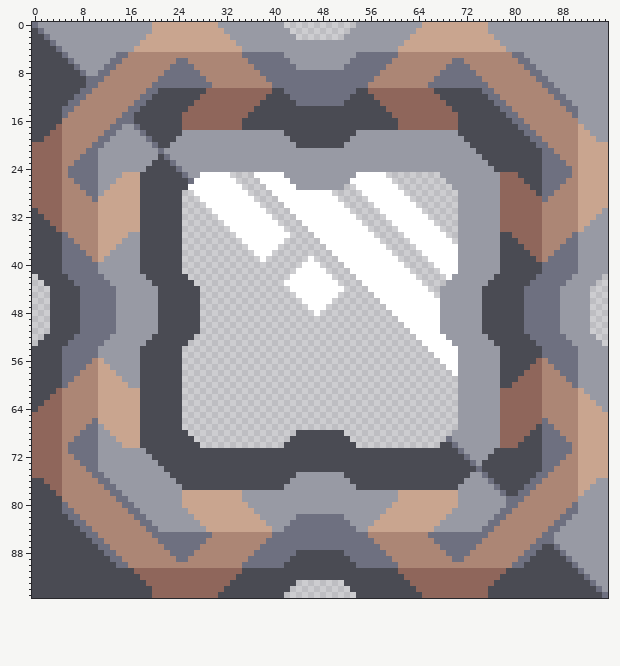
Sprite sheet: sprites/blocks/liquid/d06-liquid-holder.png. Above, as it was before the edit.
The file is 96x96 pixels.
Once edited:
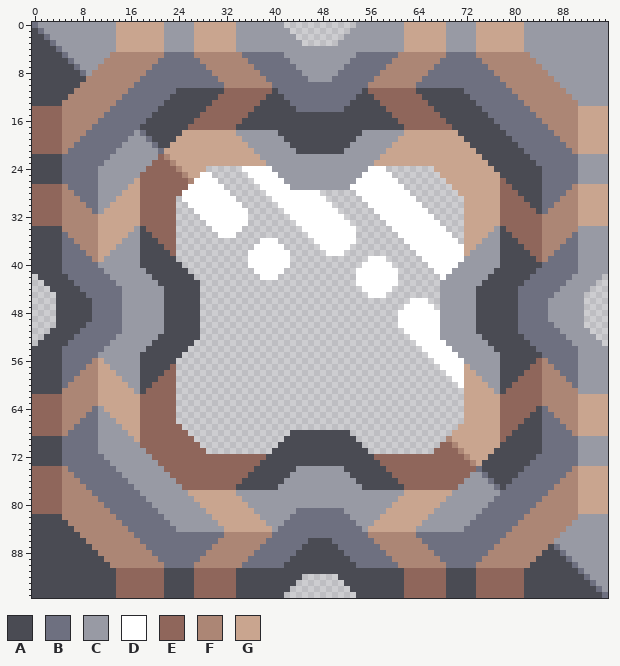
Palette (. is transparent): A #4a4b53  B #6e7080  C #989aa4  D #ffffff  E #8f665b  F #ac8675  G #c9a58f
The author wrote: Liquids Holder resprite
What changed:
Changed rows in their new state; - is an unchanged pixel.
first column x 0:
 0 --------------GGGGGG--CCCCC----GGG----------------------------GGG----CCCCC--GGGGGG--------------
 1 --------------GGGGGG--CCCCC-----GG----------------------------GG-----CCCCC--GGGGGG--------------
 2 --------------GGGGG---CCCCC------G----------------------------G------CCCCC---GGGGG--------------
 3 --------------GGGG----CCCCC------------------......------------------CCCCC----GGGG--------------
 4 --------------GGG-----CCCCC-------C--------------------------C-------CCCCC-----GGG--------------
 5 -------------FFF------BBBBB------------------------------------------BBBBB------FFF-------------
 6 ------------FFF------BBB--BB----------------------------------------BB--BBB------FFF------------
 7 -----------FFF------BBB----BB--------------------------------------BB----BBB------FFF-----------
 8 ----------FFF------BBB------BB---------------CCCCCC---------------BB------BBB------FFF----------
 9 ---------FFF------BBB--------BB---------------CCCC---------------BB--------BBB------FFF---------
10 --------FFF------BBB----------BB--------------------------------BB----------BBB------FFF--------
11 -------FFF------BBB--BBB-----AAA---------B------------B---------AAA-----BBB--BBB------FFF-------
12 ------FFF------BBB--BBB-----AAA-----------B----------B-----------AAA-----BBB--BBB------FFF------
13 -----FFF------BBB--BBB-----AAA-------------B--------B-------------AAA-----BBB--BBB------FFF-----
14 EEEEEFF------BBB--BBB-----AAA---------------BBBBBBBB---------------AAA-----BBB--BBB------FFGGGGG
15 EEEEEF------BBB--BBB-----AAA----------------------------------------AAA-----BBB--BBB------FGGGGG
16 EEEEE------BBB---BB------AA------------------------------------------AA------BBB--BBB------GGGGG
17 EEEE------BBB--BB--------A--------A--------------------------A--------A-------BBB--BBB------GGGG
18 EEE------BBB--BBB--------GGGGGGGGG-------A------------A-------GGGGGGGGG--------BBB--BBB------GGG
19 EE------BBB--BBB--------GGGGGGGGGGG-------A----------A-------GGGGGGGGGGG--------BBB--BBB------GG
20 -------BBB--BBB--------GGGGGGGGGGGGG-------A--------A-------GGGGGGGGGGGGG--------BBB--BBB-------
21 ------BBB--BBB--------GGGGGGGGGGGGGGG-------AAAAAAAA-------GGGGGGGGGGGGGGG--------BBB--BBB------
22 AAAAABBB---BB--------EFGGGGGGGGGGGGGGG--------------------GGGGGGGGGGGGGGGGG--------BB---BBBCCCCC
23 AAAAABB----B--------EEEFGGGGGGGGGGGGGGG------------------GGGGGGGGGGGGGGGGGGG--------B----BBCCCCC
24 AAAAAB-------------EEEEEFGGGG......DDDDD----------------DDD........GGGGGGGGGG-------------BCCCCC
25 AAAAAB---------CCCEEEEEEEFGG--...---D----C------------C----D--------GGGGGGGGGGAAA---------BCCCCC
26 AAAAABB-------CCC-EEEEEEEEF----...---D----C----------C------D--------GGGGGGGGG-AAA-------BBCCCCC
27 ------BB-----CCC--EEEEEEEE------...---D----C--------CD-------D--------GGGGGGGG--AAA-----BB------
28 -------BB---CCC---EEEEEEEDD------...---D--------..----D-------D--------GGGGGGG---AAA---BB-------
29 --------BB-CCC----EEEEEE.DDD------...---D--------..----D-------D-------.GGGGGG----AAA-BB--------
30 ---------BBCC-----EEEEEE.-DDD------...---D--------..----D-------D------.GGGGGG-----AABB---------
31 E---------BC------EEEEEE.--DDD------...---D--------..----D-------D-----.GGGGGG------AB---------G
32 EE----------------EEEEEE.---DDD-----....---D--------..----D-------D----.GGGGGG----------------GG
33 EEE---------------EEEEEE.----DDD----.....---D--------..----D-------D---.GGGGGG---------------GGG
34 ----A------------C-EEEEE.-----DDD--.......---D--------..----D-------D--.GGGGG-A------------C----
35 --------------------EEEE.------DDD.........---D-------...----D-------D-.GGGG--------------------
36 ---------------------EEE.----------...---.-----D------....----D-------D.GGG---------------------
37 ----------------------EE.-----------.----D------D----......----D-------DGG----------------------
38 -----------------------E.-----------D---DDD------D--........----D------DG-----------------------
39 ------------------------.-----------DD-DDDD---.----.....---..----D-----D------------------------
40 ------------------------------------DDDDDDD--...----...-----..----D-----------------------------
41 -----------B------C------A-----------DDDDD--.....----.-------..----D--C------A------B-----------
42 ------------B------C------A-----------DDD--.......-----------...----DC------A------B------------
43 -------------B------C------A--------------.........---D------....---C------A------B-------------
44 --------------B------C---------------------.........---D----......--------A------B--------------
45 ---.----A-----B------C----------------------.......-----D--........-------A------B-----C----.---
46 ---.----AA----B------C-----------------------.....--------.....---..------A------B----CC----.---
47 ---.----AA----B------C------------------------...----------...-----.------A------B----CC----.---
48 ---.----AA----B------C-------------------------.------------.-------------A------B----CC----.---
49 ---.----AA----B------C----------------------------------------------------A------B----CC----.---
50 ---.----A-----B------C---------------------------------------D------------A------B-----C----.---
51 --------------B------C----------------------------------------D-----------A------B--------------
52 -------------B------C------A-----------------------------------D----C------A------B-------------
53 ------------B------C------A-------------------------------------D----C------A------B------------
54 -----------B------C------A---------------------------------------D----C------A------B-----------
55 ------------------------------------------------------------------D-----------------------------
56 ------------------------.------------------------------------------D---D------------------------
57 -----------------------E.-------------------------------------------D--DG-----------------------
58 ----------------------EE.--------------------------------------------D-DGG----------------------
59 ---------------------EEE.---------------------------------------------DDGGG---------------------
60 --------------------EEEE.----------------------------------------------DGGGG--------------------
61 ----A------------C-EEEEE.----------------------------------------------.GGGGG-A------------C----
62 EEE---------------EEEEEE.----------------------------------------------.GGGGGG---------------GGG
63 EE----------------EEEEEE.----------------------------------------------.GGGGGG----------------GG
64 E---------BC------EEEEEE.----------------------------------------------.GGGGGG------AB---------G
65 ---------BBCC-----EEEEEE.----------------------------------------------.GGGGGG-----AABB---------
66 --------BB-CCC----EEEEEE.----------------------------------------------.GGGGGG----AAA-BB--------
67 -------BB---CCC---EEEEEEE----------------------------------------------GGGGGGG---AAA---BB-------
68 ------BB-----CCC--EEEEEEEE-----------------A--------A-----------------GGGGGGGG--AAA-----BB------
69 AAAAABB-------CCC-EEEEEEEEE---------------A----------A---------------FGGGGGGGG-AAA-------BBCCCCC
70 AAAAAB---------CCCEEEEEEEEEE-------------A------------A-------------EEFGGGGGGGAAA---------BCCCCC
71 AAAAAB-------------EEEEEEEEEE...........----------------...........EEEEFGGGGG-------------BCCCCC
72 AAAAABB----B--------EEEEEEEEEEEEEEEEEEE------------------EEEEEEEEEEEEEEEFGGG--------B----BBCCCCC
73 AAAAABBB---BB--------EEEEEEEEEEEEEEEEE--------------------EEEEEEEEEEEEEEEFG--------BB---BBBCCCCC
74 ------BBB--BBB--------EEEEEEEEEEEEEEE-------CCCCCCCC-------EEEEEEEEEEEEEEE--------BBB--BBB------
75 -------BBB--BBB--------EEEEEEEEEEEEE-------C--------C-------EEEEEEEEEEEEE--------BBB--BBB-------
76 EE------BBB--BBB--------EEEEEEEEEEE-------C----------C-------EEEEEEEEEEE--------BBB--BBB------GG
77 EEE------BBB--BBB--------EEEEEEEEE-------C------------C-------EEEEEEEEE--------BBB--BBB------GGG
78 EEEE------BBB--BBB-------C--------C--------------------------C--------C--------BB--BBB------GGGG
79 EEEEE------BBB--BBB------CC------------------------------------------CC------BB---BBB------GGGGG
80 EEEEEF------BBB--BBB-----CCC----------------------------------------CCC-----BBB--BBB------FGGGGG
81 EEEEEFF------BBB--BBB-----CCC---------------BBBBBBBB---------------CCC-----BBB--BBB------FFGGGGG
82 -----FFF------BBB--BBB-----CCC-------------B--------B-------------CCC-----BBB--BBB------FFF-----
83 ------FFF------BBB--BBB-----CCC-----------B----------B-----------CCC-----BBB--BBB------FFF------
84 -------FFF------BBB--BBB-----CCC---------B------------B---------CCC-----BBB--BBB------FFF-------
85 --------FFF------BBB----------BB--------------------------------BB----------BBB------FFF--------
86 ---------FFF------BBB--------BB---------------AAAA---------------BB--------BBB------FFF---------
87 ----------FFF------BBB------BB---------------AAAAAA---------------BB------BBB------FFF----------
88 -----------FFF------BBB----BB--------------------------------------BB----BBB------FFF-----------
89 ------------FFF------BBB--BB----------------------------------------BB--BBB------FFF------------
90 -------------FFF------BBBBB------------------------------------------BBBBB------FFF-------------
91 --------------EEE-----AAAAA-------A--------------------------A-------AAAAA-----EEE--------------
92 --------------EEEE----AAAAA------------------......------------------AAAAA----EEEE--------------
93 --------------EEEEE---AAAAA------E----------------------------E------AAAAA---EEEEE--------------
94 --------------EEEEEE--AAAAA-----EE----------------------------EE-----AAAAA--EEEEEE--------------
95 --------------EEEEEE--AAAAA----EEE----------------------------EEE----AAAAA--EEEEEE--------------
